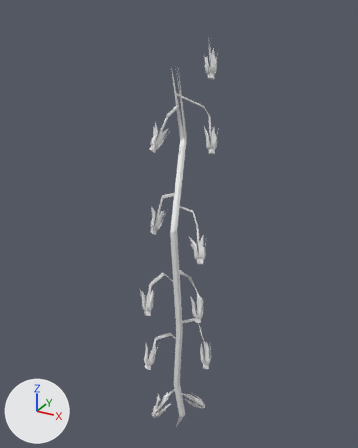
A saved change to the OBJ model meshes/env/plants/v1_rachis0.obj.
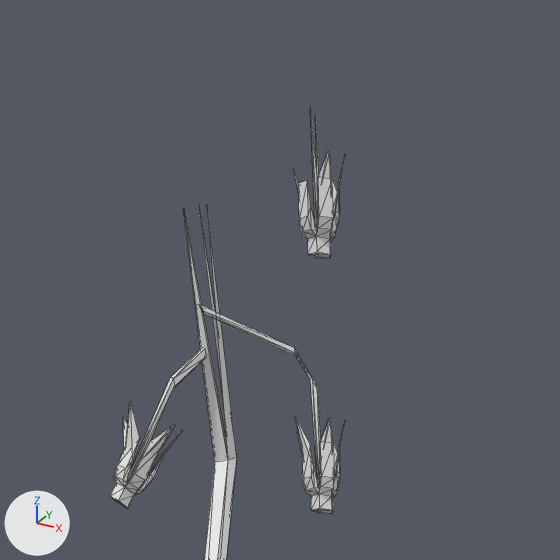
Each version appears first whole from a 50 mm lens placed at (0.2034, -0.2423, 0.1028), pointed at (0.0559, 0.0258, -0.0313), and next in a close-up on the part from 33% to 79% of the width and 1% to 38% of the height. Arrows for +X, +Y and +Z are at lower left; the lights stay in place. The older version's two pictures come first. The close-ups show mesh edges as thin lines. Where no turn or scale is listed for an object, it has been applied to the vertices. Vertices at exactly the same position are counted once.

The first close-up shows 'v1_rachis0'.
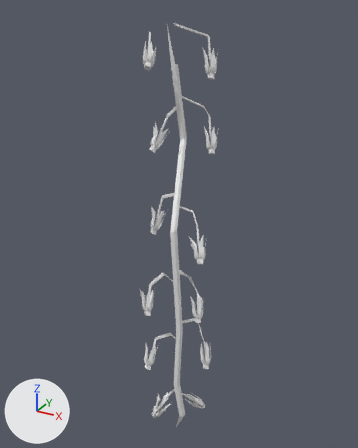
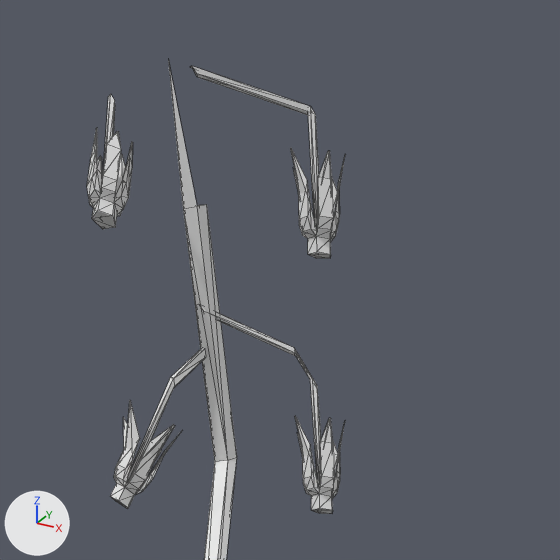
Location of each change, (x1, y1, x2, y2) in pixels of the close-ups (560 x 560 px):
'v1_rachis0', reshaped
    before: (111, 115, 345, 560)
    after: (87, 60, 345, 560)
part 1 of me_v1_rachis0, added
    after: (87, 94, 133, 229)
part 2 of me_v1_rachis0, built on
    before: (293, 151, 332, 189)
    after: (168, 60, 332, 459)

The change in detail:
me_v1_rachis0 is used by ob_v1_rachis0; location (0.0, 0.0, 0.0).
me_v1_rachis0 had 1118 vertices, 2128 faces and spanned x 0.033..0.091, y -0.016..0.057, z -0.191..0.087.
me_v1_rachis0 now has 1227 vertices, 2351 faces and spans x 0.032..0.091, y -0.016..0.057, z -0.191..0.095.
me_v1_rachis0 part 1: a new loose piece of 90 vertices spanning x 0.032..0.042, y 0.014..0.032, z 0.068..0.089.
Part 2, on me_v1_rachis0:
4 faces are deleted.
19 vertices are added at x 0.042..0.072, y 0.036..0.043, z 0.07..0.095.
54 new faces join them.
Other edits to the shape of me_v1_rachis0 do not show in these pictures.
